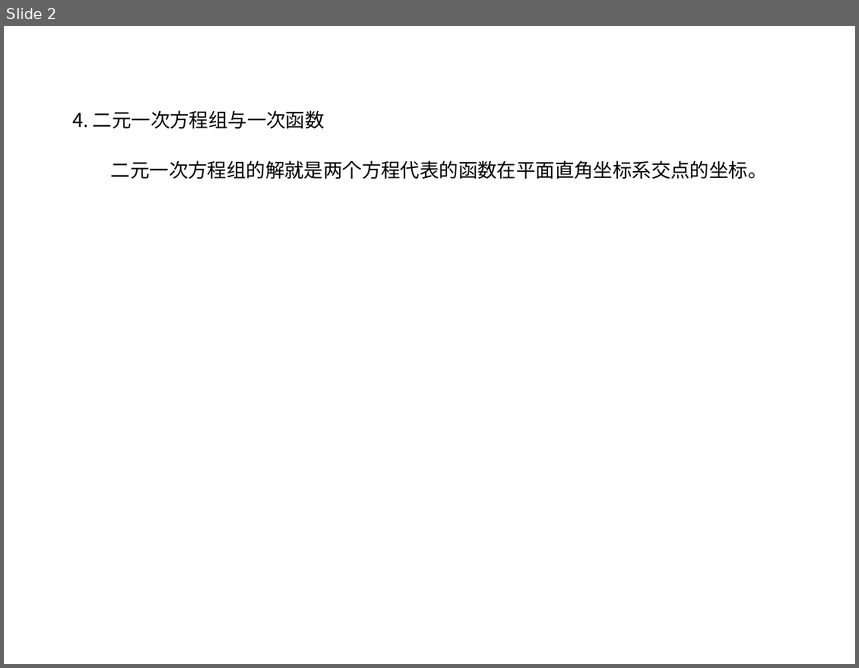
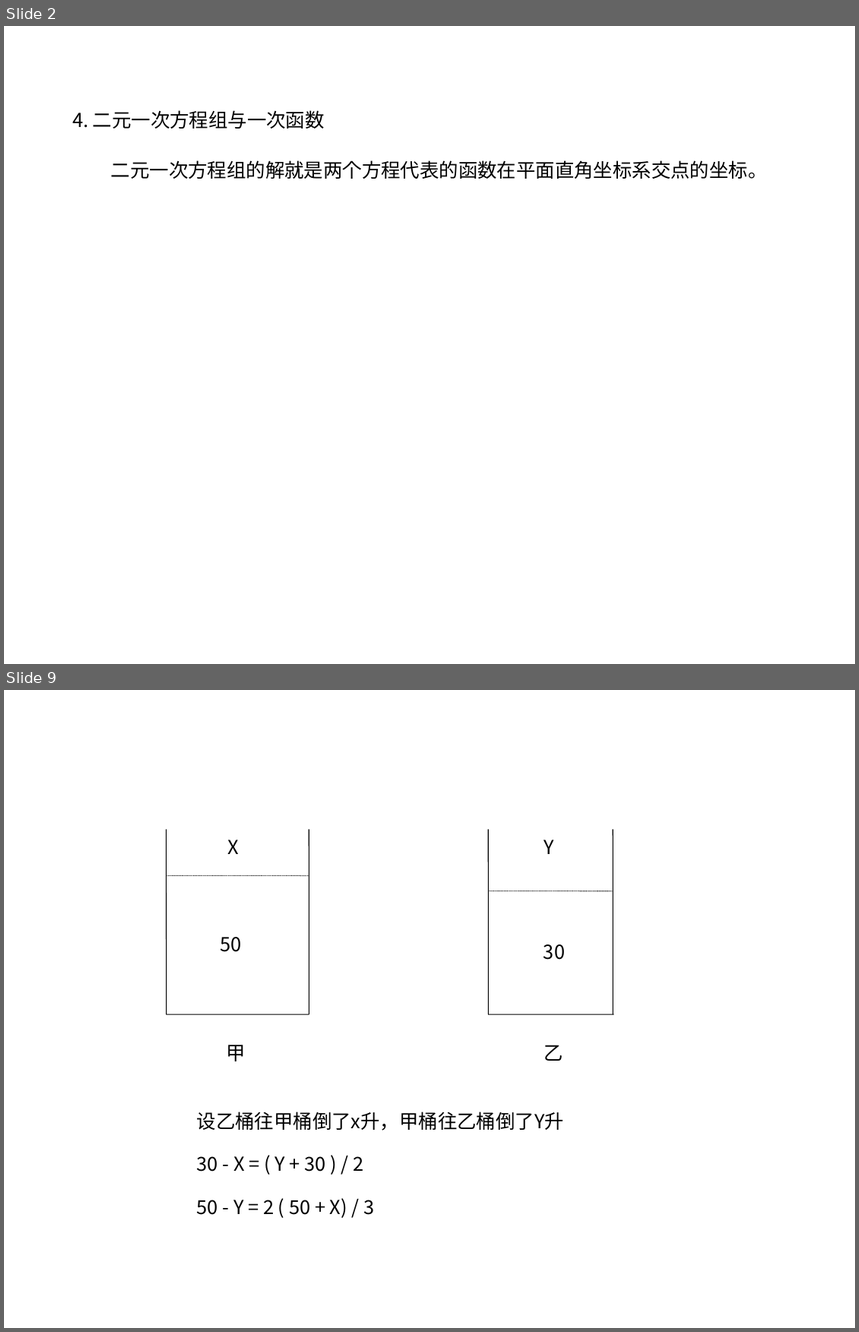
Before and after one commit to ericzhang/english-math, a slide deck: math/grade-7-下/7下数学人教版-unit-8-二元一次方程组.ppt. Shown one above the other, each under a label of ours: slide 2 before the commit, slides 2 and 9 after it; the slides between them are not shown. The pictures are 859x668 and 859x1332 pixels, drawn with LibreOffice and Linux fonts; fonts in the diff are those of the drawing. Boxes give left, top, right and bottom in pixels: in the first picture for what was removed or moved away, otherwise in the second. Text is boxed around its words. In the diff, an @@ line names an element or a change of style, - is before the commit and + after.

```diff
--- a/math/grade-7-下/7下数学人教版-unit-8-二元一次方程组.ppt
+++ b/math/grade-7-下/7下数学人教版-unit-8-二元一次方程组.ppt
@@ slide 9 added at box(4, 690, 855, 1328), background #FFFFFF @@
@@ line added from (166, 829) to (166, 1015), #000000 0.74 pt @@
@@ text added at box(227, 840, 239, 854), 18 pt, text #000000 @@
+X
@@ line added from (309, 829) to (309, 1015), #000000 0.74 pt @@
@@ line added from (488, 829) to (488, 1015), #000000 0.74 pt @@
@@ text added at box(544, 840, 553, 854), 18 pt, text #000000 @@
+Y
@@ line added from (614, 829) to (614, 1015), #000000 0.74 pt @@
@@ line added from (166, 875) to (309, 876), #000000 0.74 pt dashed @@
@@ line added from (488, 891) to (614, 891), #000000 0.74 pt dashed @@
@@ text added at box(220, 937, 241, 952), 18 pt, text #000000 @@
+50
@@ text added at box(544, 945, 565, 960), 18 pt, text #000000 @@
+30
@@ line added from (166, 1015) to (309, 1015), #000000 0.74 pt @@
@@ line added from (488, 1015) to (614, 1015), #000000 0.74 pt @@
@@ text added at box(227, 1045, 246, 1062), 18 pt, text #000000 @@
+甲
@@ text added at box(544, 1045, 563, 1061), 18 pt, text #000000 @@
+乙
@@ text added at box(197, 1112, 564, 1218), 18 pt, text #000000 @@
+设乙桶往甲桶倒了x升，甲桶往乙桶倒了Y升
+30 - X = ( Y + 30 ) / 2
+50 - Y = 2 ( 50 + X) / 3
```
Also in this commit, not shown: 1 slide changed, 6 other slides added, 34 other files.
